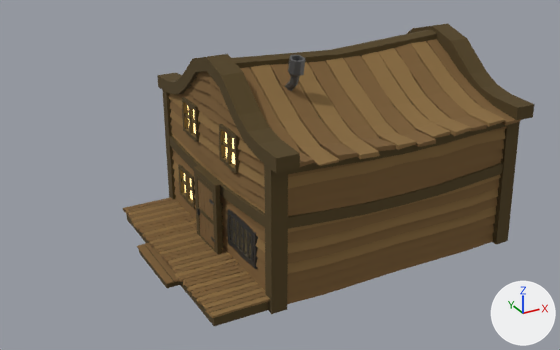
A saved change to the glTF model public/models/buildings/homestead/homestead_001.glb.
The view is the same before and after, from a 50 mm camera at (-14.19, -21.94, 13.33) aimed at (-2.45, -0.58, 2.65). Lighting does not change. The marker at lower right points along +X, +Y and +Z. The picture after the commit comes second. Where no turn or scale is listed for an object, it has been applied to the vertices.

Objects in the first picture: 'Cube.007', 'DoorFrame', 'DoorPanel'.
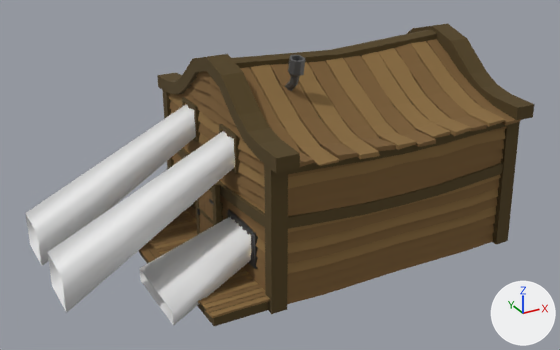
What differs and where, as boxes [x1, y1, x2, y2] in the pictures (560 x 350 px):
'WindowLightShafts', added: after [26, 104, 251, 326]

The change in detail:
Mesh me_windowlightshafts is new.
It has 64 vertices, 96 faces and spans x -10.42..-4.63, y -3.39..3.47, z -0.09..4.75.
Object 'WindowLightShafts' (ob_windowlightshafts) is new; it shows me_windowlightshafts.
Its location is (0.0, 0.0, 0.0).
